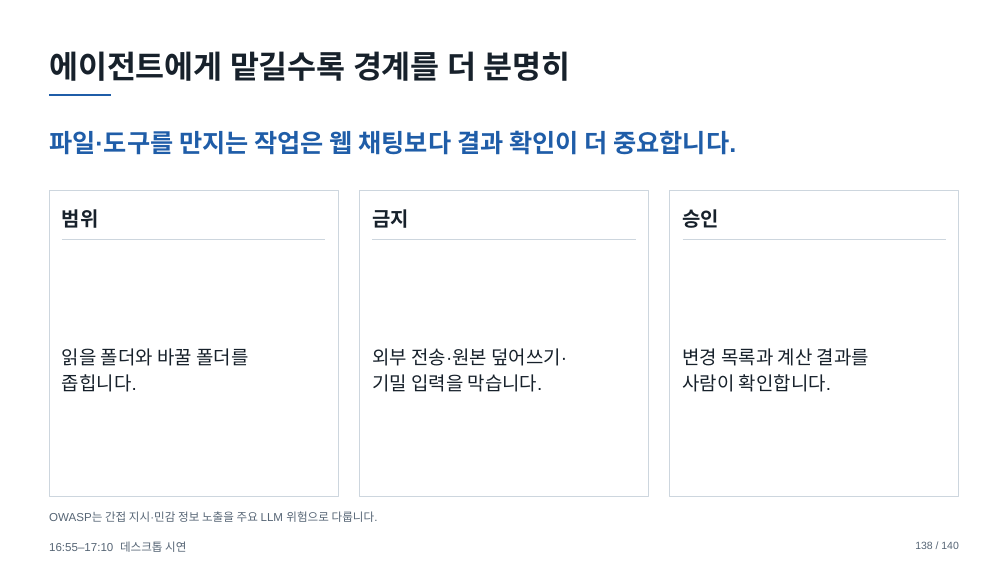
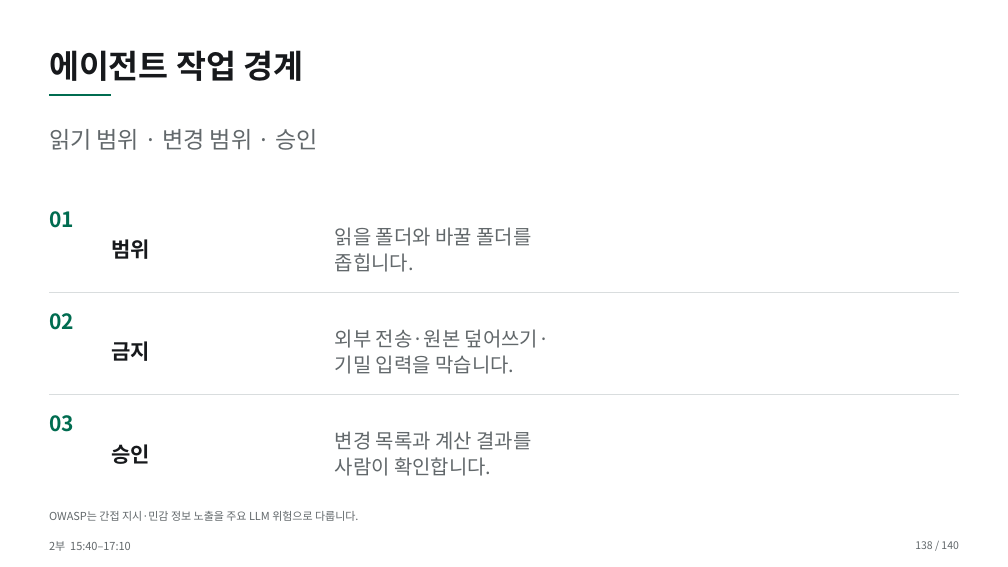
Before and after one commit to smilesjcha/how-to-work-better, a slide deck: slide 138 of lectures/20261007-daeryzen-ai-office/output/daeryzen-ai-office-20261007.pptx. Drawn at 1008x567 pixels with LibreOffice and Linux fonts; fonts in the diff are those of the drawing. Boxes give left, top, right and bottom in pixels: in the first picture for what was removed or moved away, otherwise in the second. Text is boxed around its words. In the diff, an @@ line names an element or a change of style, - is before the commit and + after.

```diff
--- a/lectures/20261007-daeryzen-ai-office/output/daeryzen-ai-office-20261007.pptx
+++ b/lectures/20261007-daeryzen-ai-office/output/daeryzen-ai-office-20261007.pptx
@@ text at (49, 50, 303, 81): text changed; size 30 to 31 pt; font Arial to Noto Sans CJK KR; text colour #17212B to #17191C @@
-에이전트에게 맡길수록 경계를 더 분명히
+에이전트 작업 경계
@@ line (49, 95) - (111, 95): stroke #1F5DA8 2.2 pt to #006C50 2.2 pt @@
@@ text at (49, 129, 318, 150): text changed; size 24 to 22 pt; font Arial to Noto Sans CJK KR; text colour #1F5DA8 to #62686B; bold off @@
-파일·도구를 만지는 작업은 웹 채팅보다 결과 확인이 더 중요합니다.
+읽기 범위 · 변경 범위 · 승인
@@ rectangle removed at (49, 191, 338, 497) @@
@@ text "범위": place and size @@
-text "범위" at (62, 209, 99, 228)
+text "범위" at (111, 239, 150, 259)
@@ size 18 to 19 pt, font Arial to Noto Sans CJK KR, text colour #17212B to #62686B; line spacing 1.15 to 1.12 in 3 elements at (335, 329, 549, 374), (335, 431, 531, 476), (335, 227, 531, 272) @@
@@ text "읽을 폴더와 바꿀 폴더를": place and size @@
-text "읽을 폴더와 바꿀 폴더를" at (62, 348, 248, 392)
+text "읽을 폴더와 바꿀 폴더를" at (335, 227, 531, 272)
@@ rectangle removed at (359, 191, 648, 497) @@
@@ rectangle removed at (670, 191, 959, 497) @@
@@ text added at (49, 211, 74, 228), 20 pt, text #006C50, bold @@
+01
@@ line removed from (62, 240) to (325, 240) @@
@@ line removed from (372, 240) to (636, 240) @@
@@ line removed from (683, 240) to (946, 240) @@
@@ line added from (49, 293) to (959, 293), #D9DDDE 1 pt @@
@@ text added at (49, 313, 74, 330), 20 pt, text #006C50, bold @@
+02
@@ text "금지": place and size @@
-text "금지" at (372, 209, 409, 228)
+text "금지" at (111, 341, 150, 361)
@@ text "외부 전송·원본 덮어쓰기·": place and size @@
-text "외부 전송·원본 덮어쓰기·" at (372, 348, 567, 392)
+text "외부 전송·원본 덮어쓰기·" at (335, 329, 549, 374)
@@ line added from (49, 395) to (959, 395), #D9DDDE 1 pt @@
@@ text added at (49, 415, 74, 432), 20 pt, text #006C50, bold @@
+03
@@ size 19 to 20 pt, font Arial to Noto Sans CJK KR, text colour #17212B to #17191C; line spacing 1.15 to 1.12; vertical alignment top to middle in 3 elements at (111, 239, 150, 259), (111, 341, 150, 361), (111, 444, 150, 464) @@
@@ text "승인": place and size @@
-text "승인" at (683, 209, 720, 228)
+text "승인" at (111, 444, 150, 464)
@@ text "변경 목록과 계산 결과를": place and size @@
-text "변경 목록과 계산 결과를" at (683, 348, 869, 392)
+text "변경 목록과 계산 결과를" at (335, 431, 531, 476)
@@ text "OWASP는 간접 지시·민감 정보 노출을 ..." at (49, 511, 358, 521): size 11 to 10.5 pt, font Arial to Noto Sans CJK KR, text colour #566575 to #62686B; line spacing 1.15 to 1.12 @@
@@ text "138 / 140" at (915, 541, 958, 549): font Arial to Noto Sans CJK KR, text colour #566575 to #62686B; line spacing 1.15 to 1.12 @@
@@ text at (49, 541, 131, 551): text changed; size 11 to 10.5 pt; font Arial to Noto Sans CJK KR; text colour #566575 to #62686B @@
-16:55–17:10 데스크톱 시연
+2부 15:40–17:10
```
Also in this commit, not shown: 138 other slides changed, 1 slide added, 1 slide removed, 21 other files.
